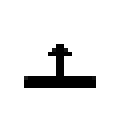
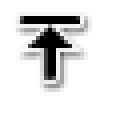
Layer changes from the first 128px x 128px image to the second:
painted on "Pan east" over [12, 12, 96, 92]
